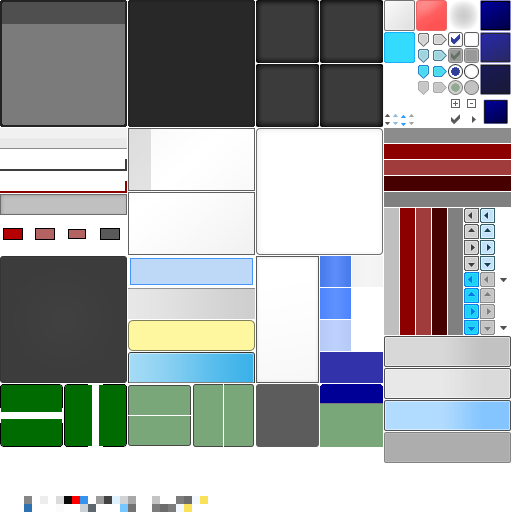
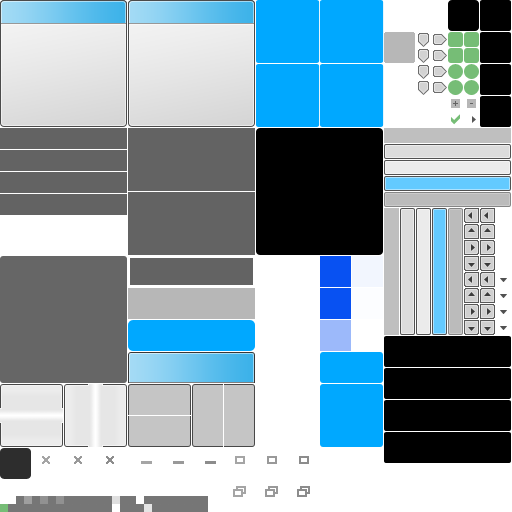
Layered file, before and after one edit (512px x 512px). Changes by layer:
removed layer "SpessDerma.png" over <box>0,0,511,512</box>
added group "Buttons" with 52 layers above "Progress Bar" over <box>385,0,511,127</box>
added group "CategoryList" with 6 layers above "Panels" over <box>256,352,383,447</box>
added group "Panels" with 13 layers above "Scrollbar" over <box>128,0,384,351</box>
added group "Tree Panel" with 1 layers in group "Panels" over <box>256,128,383,255</box>
added layer "Shape 2" in group "Tree Panel" over <box>256,128,383,255</box>
added group "Generic Panel" with 8 layers in group "Panels" over <box>256,0,384,127</box>
added group "Scrollbar" with 19 layers above "Window #2" over <box>384,128,511,335</box>
added group "Horizontal" with 1 layers in group "Scrollbar" over <box>384,128,511,207</box>
added layer "Button copy" in group "Horizontal" over <box>384,128,511,207</box>
added group "Window #2" with 20 layers above "Tabbed" over <box>0,0,318,500</box>
added group "Active copy" with 1 layers in group "Window #2" over <box>128,0,255,127</box>
added layer "Window #1" in group "Active copy" over <box>128,0,255,127</box>
added group "Active #1" with 1 layers in group "Window #2" over <box>0,0,127,127</box>
added layer "Window" in group "Active #1" over <box>0,0,127,127</box>
added group "Tabbed" with 14 layers above "Menu" over <box>0,256,255,447</box>
added group "Body" with 1 layers in group "Tabbed" over <box>0,256,127,383</box>
added layer "Shape 6" in group "Body" over <box>0,256,127,383</box>
added group "Menu" with 12 layers above "Text Entry" over <box>0,114,476,285</box>
added group "ComboBox" with 18 layers above "ListBox" over <box>384,278,511,463</box>
added group "Main" with 8 layers in group "ComboBox" over <box>384,336,511,463</box>
added group "ListBox" with 15 layers above "Status Bar" over <box>256,256,383,383</box>
added group "Special" with 54 layers over <box>0,0,479,512</box>
…and 214 more changes (214 added)
